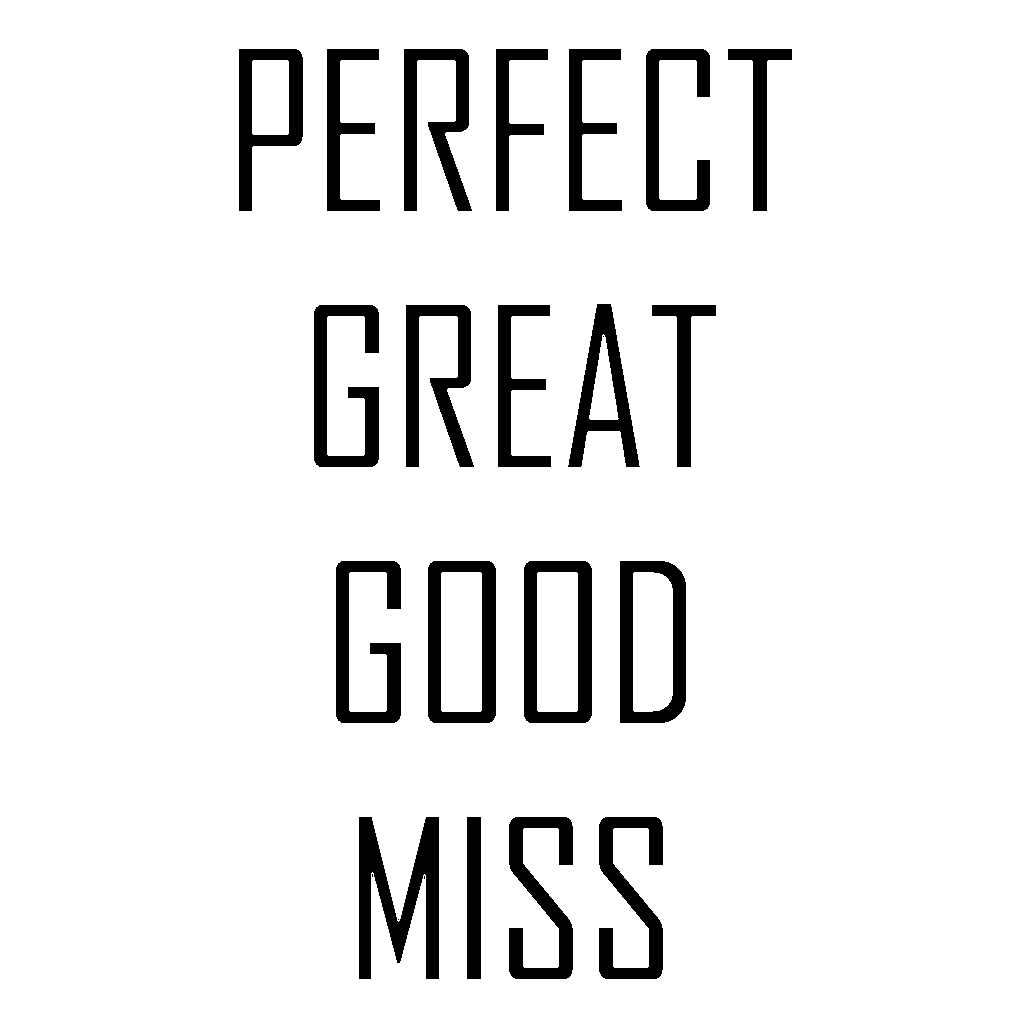
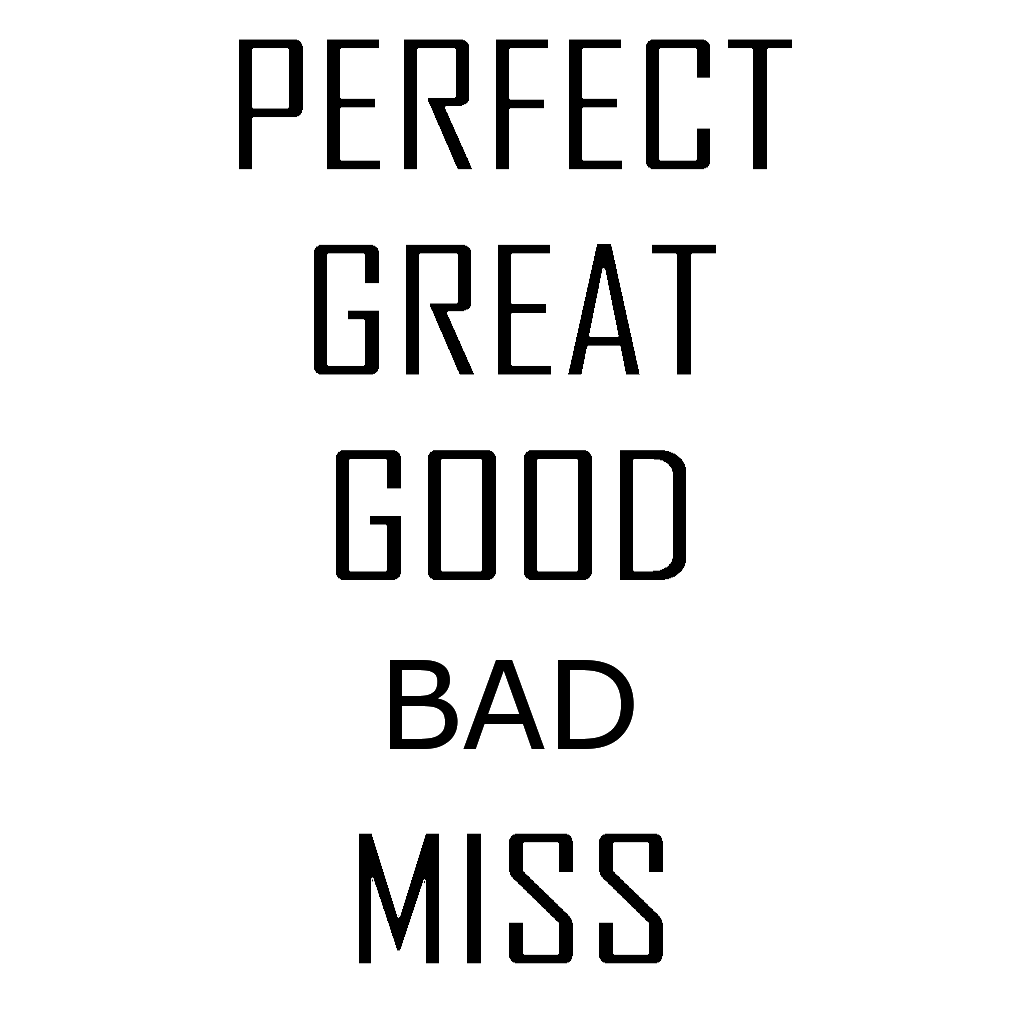
Layer changes from the first 1024×1024 image to the second:
added layer "BAD #1" above "BAD" over [387, 657, 637, 749]
added layer "BAD" above "Pasted Layer" over [390, 660, 634, 749]
added layer "Pasted Layer" above "Text" over [359, 832, 663, 966]
painted on "Text" over [239, 39, 792, 979]
